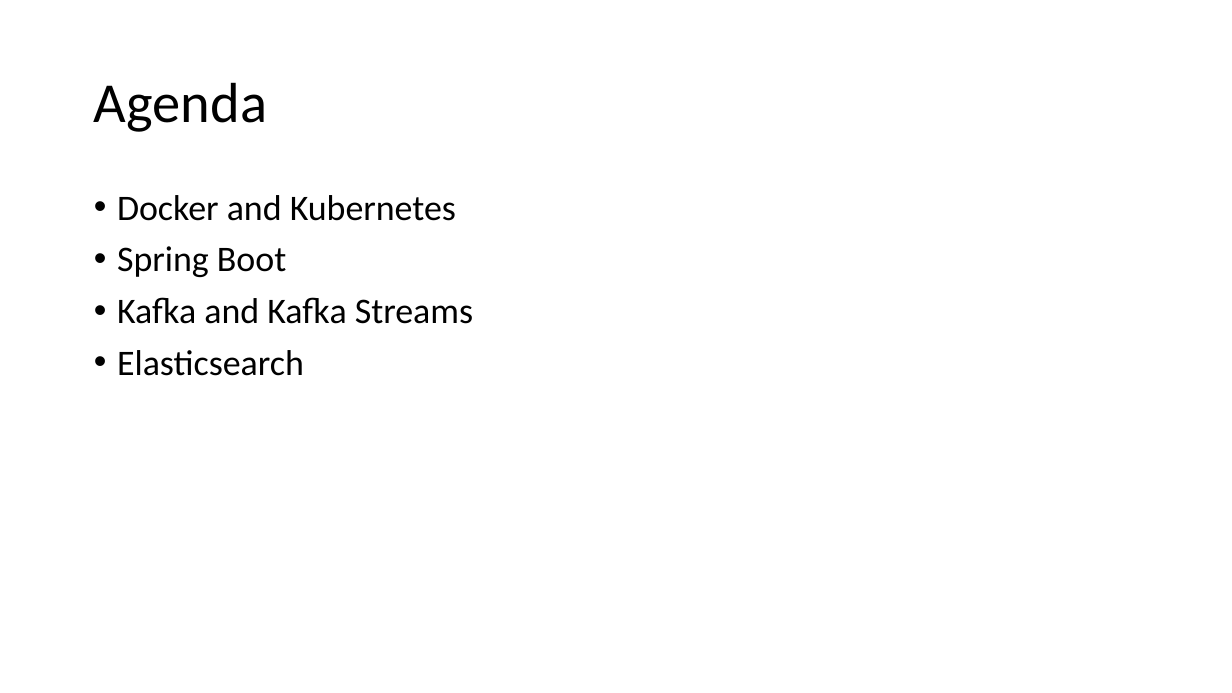
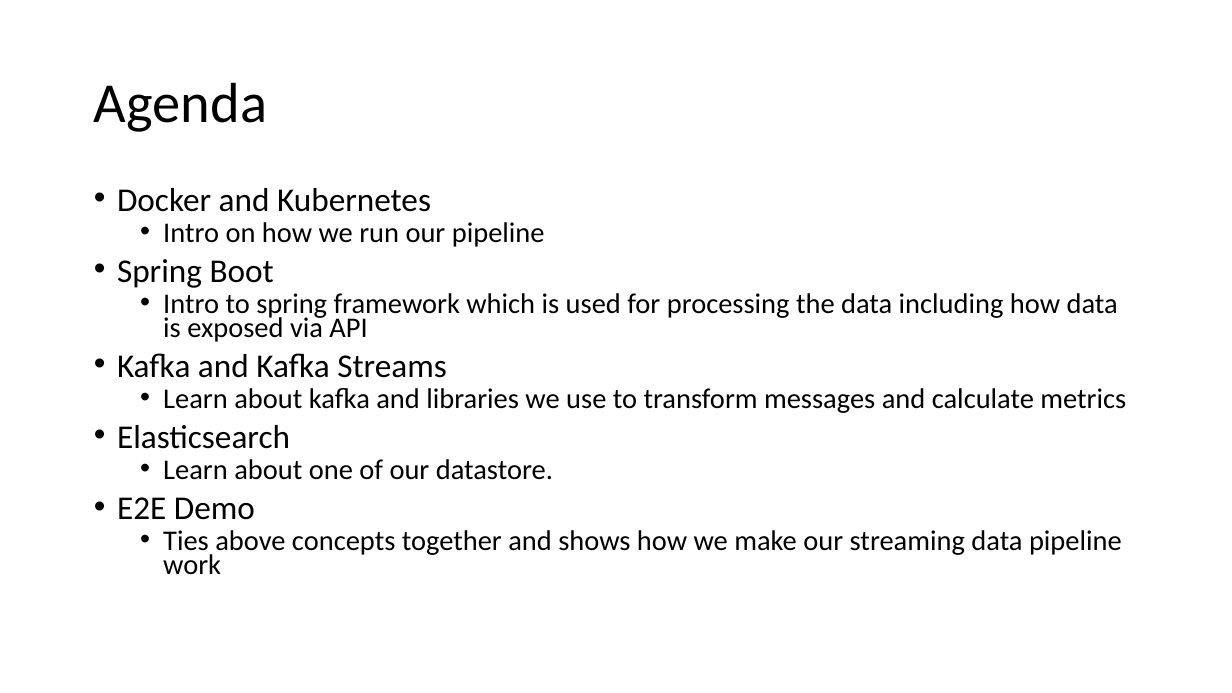
Before and after one commit to p360-workshop/DevDays-2020, a slide deck: slide 4 of DockerAndKubernetes/DockerAndKubernetes.pptx. Drawn at 1232x693 pixels with LibreOffice and Linux fonts; fonts in the diff are those of the drawing. Boxes give left, top, right and bottom in pixels: in the first picture for what was removed or moved away, otherwise in the second. Text is boxed around its words. In the diff, an @@ line names an element or a change of style, - is before the commit and + after.

```diff
--- a/DockerAndKubernetes/DockerAndKubernetes.pptx
+++ b/DockerAndKubernetes/DockerAndKubernetes.pptx
@@ text at (x1=117, y1=188, x2=447, y2=449): size 28 to 25.9 pt in "Docker and Kubernetes", "Spring Boot", "Kafka and Kafka Streams", "Elasticsearch"; line spacing 0.9 to 0.7 @@
@@ text at (x1=163, y1=222, x2=545, y2=247): paragraph added @@
+  • Intro on how we run our pipeline
@@ text at (x1=163, y1=293, x2=1118, y2=342): paragraph added @@
+  • Intro to spring framework which is used for processing the data including how data is exposed via API
@@ text at (x1=163, y1=388, x2=1126, y2=413): paragraph added @@
+  • Learn about kafka and libraries we use to transform messages and calculate metrics
@@ text at (x1=117, y1=459, x2=1122, y2=575): paragraphs added @@
+  • Learn about one of our datastore.
+• E2E Demo
+  • Ties above concepts together and shows how we make our streaming data pipeline work
```
Also in this commit, not shown: 2 other slides changed, 1 slide removed.
